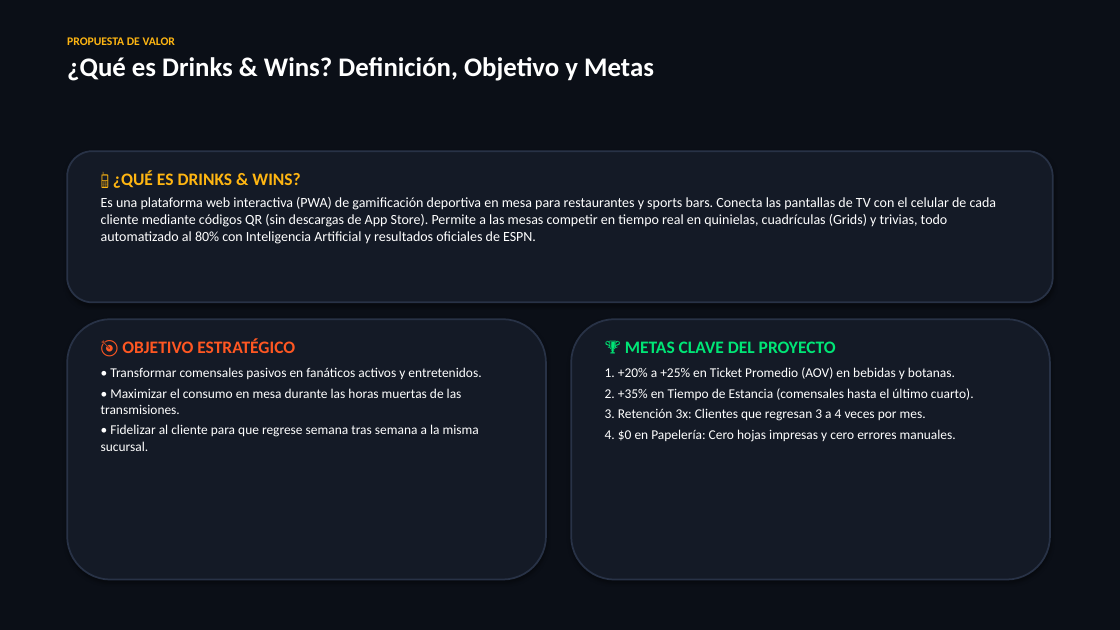
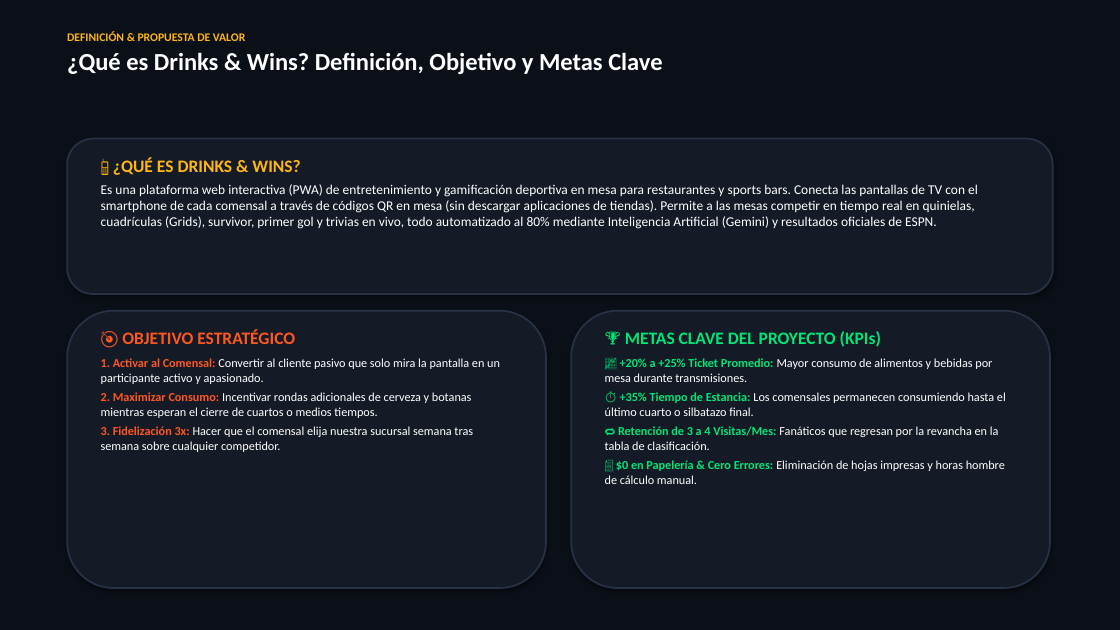
Before and after one commit to chefalbertomc/NFL-grids-, a slide deck: slide 2 of Drinks_and_Wins_Presentacion_Ejecutiva.pptx. Drawn at 1120x630 pixels with LibreOffice and Linux fonts; fonts in the diff are those of the drawing. Boxes give left, top, right and bottom in pixels: in the first picture for what was removed or moved away, otherwise in the second. Text is boxed around its words. In the diff, an @@ line names an element or a change of style, - is before the commit and + after.

Commit message:
feat(presentation): manual completo y propuesta ejecutiva de 23 diapositivas (manual paso a paso admin y jugador para Grids, Quinielas, Survivor, First Striker, Trivia con IA y Bingo)

```diff
--- a/Drinks_and_Wins_Presentacion_Ejecutiva.pptx
+++ b/Drinks_and_Wins_Presentacion_Ejecutiva.pptx
@@ text at [67, 31, 662, 74]: text changed; size 23 to 21 pt @@
-PROPUESTA DE VALOR
-¿Qué es Drinks & Wins? Definición, Objetivo y Metas
+DEFINICIÓN & PROPUESTA DE VALOR
+¿Qué es Drinks & Wins? Definición, Objetivo y Metas Clave
@@ rounded rectangle: place and size @@
-rounded rectangle at [67, 151, 1053, 302]
+rounded rectangle at [67, 139, 1053, 294]
@@ text "📱 ¿QUÉ ES DRINKS & ...": place and size @@
-text "📱 ¿QUÉ ES DRINKS & ..." at [101, 171, 997, 244]
+text "📱 ¿QUÉ ES DRINKS & ..." at [101, 158, 978, 229]
@@ text at [101, 184, 978, 229]: text changed; size 12 to 11.5 pt @@
-Es una plataforma web interactiva (PWA) de gamificación deportiva en mesa para restaurantes y sports bars. Conecta las pantallas de TV con el celular de cada cliente mediante códigos QR (sin descargas de App Store). Permite a las mesas competir en tiempo real en quinielas, cuadrículas (Grids) y trivias, todo automatizado al 80% con Inteligencia Artificial y resultados oficiales de ESPN.
+Es una plataforma web interactiva (PWA) de entretenimiento y gamificación deportiva en mesa para restaurantes y sports bars. Conecta las pantallas de TV con el smartphone de cada comensal a través de códigos QR en mesa (sin descargar aplicaciones de tiendas). Permite a las mesas competir en tiempo real en quinielas, cuadrículas (Grids), survivor, primer gol y trivias en vivo, todo automatizado al 80% mediante Inteligencia Artificial (Gemini) y resultados oficiales de ESPN.
@@ rounded rectangle: place and size @@
-rounded rectangle at [67, 319, 546, 580]
+rounded rectangle at [67, 311, 546, 588]
@@ text "🎯 OBJETIVO ESTRATÉGICO": place and size @@
-text "🎯 OBJETIVO ESTRATÉGICO" at [101, 339, 481, 451]
+text "🎯 OBJETIVO ESTRATÉGICO" at [101, 330, 500, 452]
@@ rounded rectangle: place and size @@
-rounded rectangle at [571, 319, 1050, 580]
+rounded rectangle at [571, 311, 1050, 588]
@@ text at [101, 358, 500, 452]: text changed; size 11.5 to 10.5 pt @@
-• Transformar comensales pasivos en fanáticos activos y entretenidos.
-• Maximizar el consumo en mesa durante las horas muertas de las transmisiones.
-• Fidelizar al cliente para que regrese semana tras semana a la misma sucursal.
+1. Activar al Comensal: Convertir al cliente pasivo que solo mira la pantalla en un participante activo y apasionado.
+2. Maximizar Consumo: Incentivar rondas adicionales de cerveza y botanas mientras esperan el cierre de cuartos o medios tiempos.
+3. Fidelización 3x: Hacer que el comensal elija nuestra sucursal semana tras semana sobre cualquier competidor.
@@ text at [605, 331, 1006, 484]: text changed; size 11.5 to 10.5 pt @@
-🏆 METAS CLAVE DEL PROYECTO
-1. +20% a +25% en Ticket Promedio (AOV) en bebidas y botanas.
-2. +35% en Tiempo de Estancia (comensales hasta el último cuarto).
-3. Retención 3x: Clientes que regresan 3 a 4 veces por mes.
-4. $0 en Papelería: Cero hojas impresas y cero errores manuales.
+🏆 METAS CLAVE DEL PROYECTO (KPIs)
+📈 +20% a +25% Ticket Promedio: Mayor consumo de alimentos y bebidas por mesa durante transmisiones.
+⏱️ +35% Tiempo de Estancia: Los comensales permanecen consumiendo hasta el último cuarto o silbatazo final.
+🔁 Retención de 3 a 4 Visitas/Mes: Fanáticos que regresan por la revancha en la tabla de clasificación.
+📄 $0 en Papelería & Cero Errores: Eliminación de hojas impresas y horas hombre de cálculo manual.
```
Also in this commit, not shown: 9 other slides changed, 13 slides added, 5 slides removed, 7 other files.
